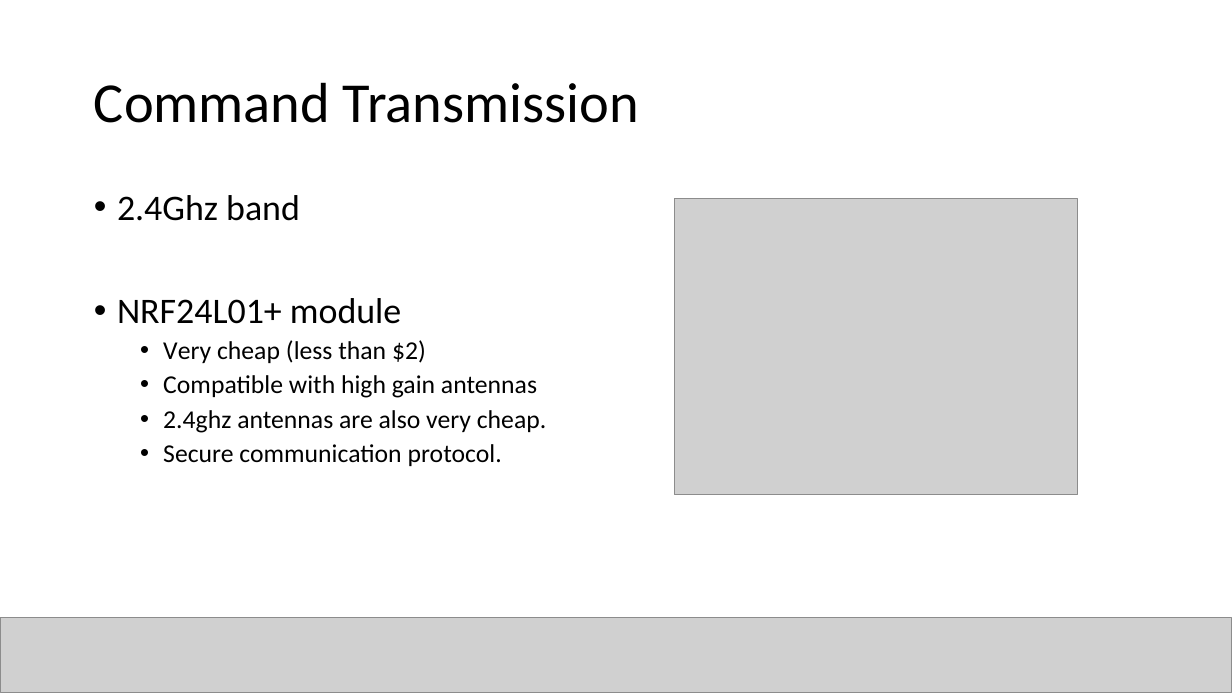
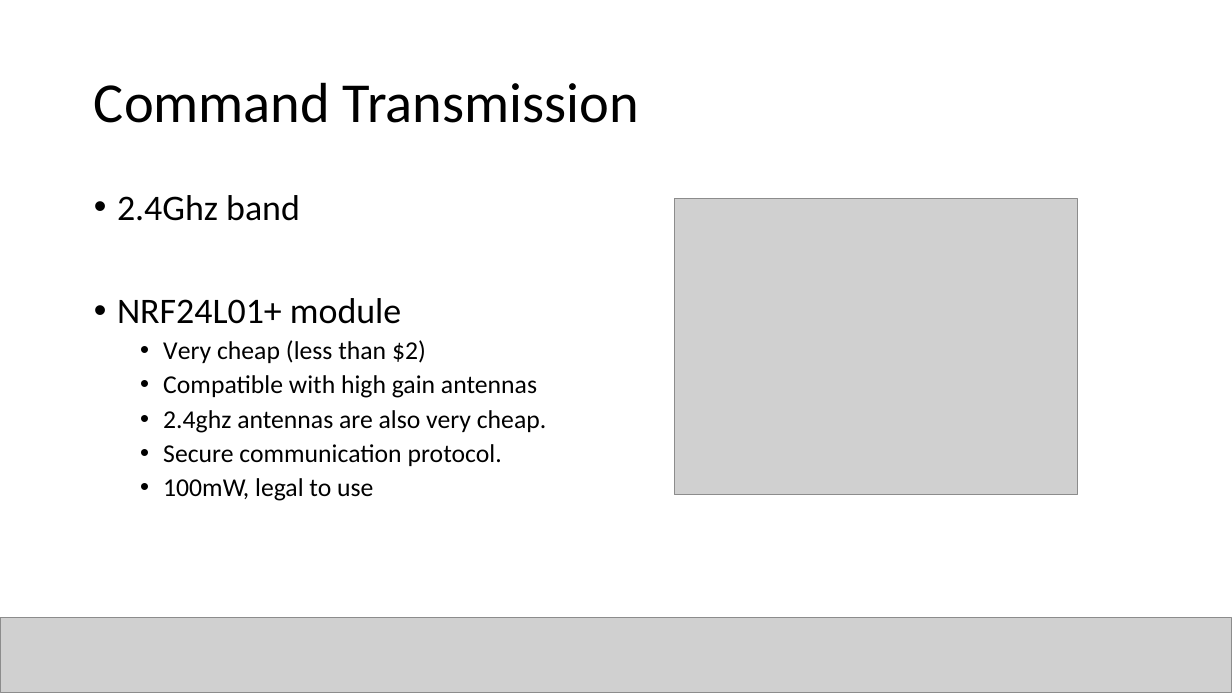
Before and after one commit to canerpotur/TROY-TECH, a slide deck: slide 7 of Troy Tech - Presentation/TROY - Kağan.pptx. Drawn at 1232x693 pixels with LibreOffice and Linux fonts; fonts in the diff are those of the drawing; grey boxes stand for pictures. Boxes give left, top, right and bottom in pixels: in the first picture for what was removed or moved away, otherwise in the second. Text is boxed around its words. In the diff, an @@ line names an element or a change of style, - is before the commit and + after.

```diff
--- a/Troy Tech - Presentation/TROY - Kağan.pptx
+++ b/Troy Tech - Presentation/TROY - Kağan.pptx
@@ text at box(163, 478, 373, 501): paragraph added @@
+  • 100mW, legal to use
```
Also in this commit, not shown: 4 other slides changed, 3 slides added, 6 slides removed.
